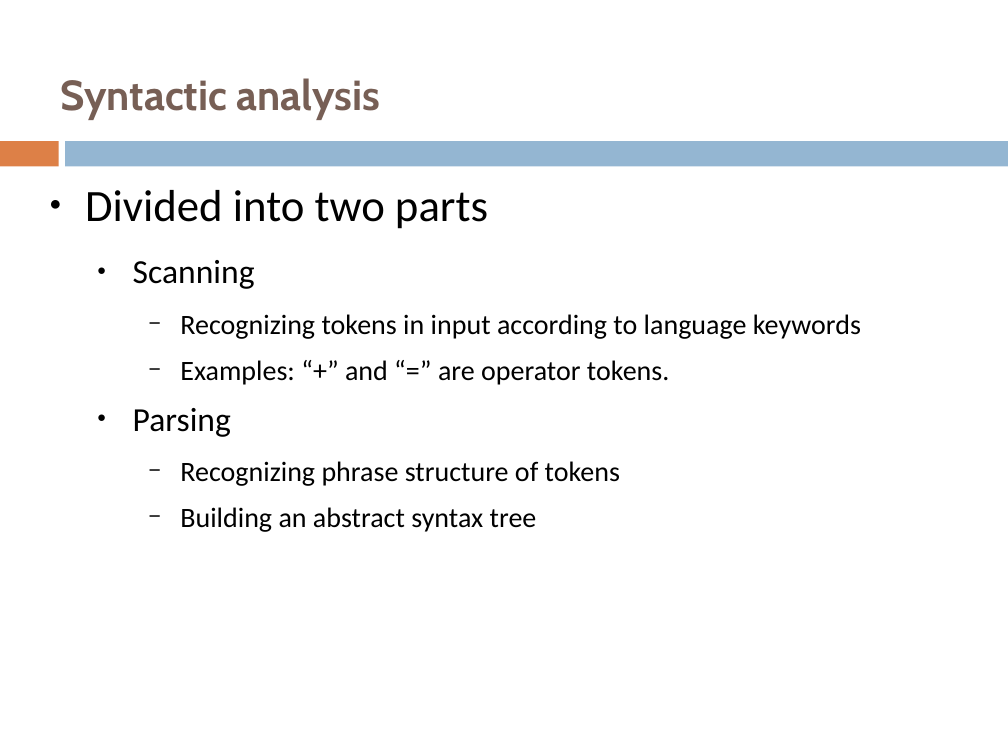
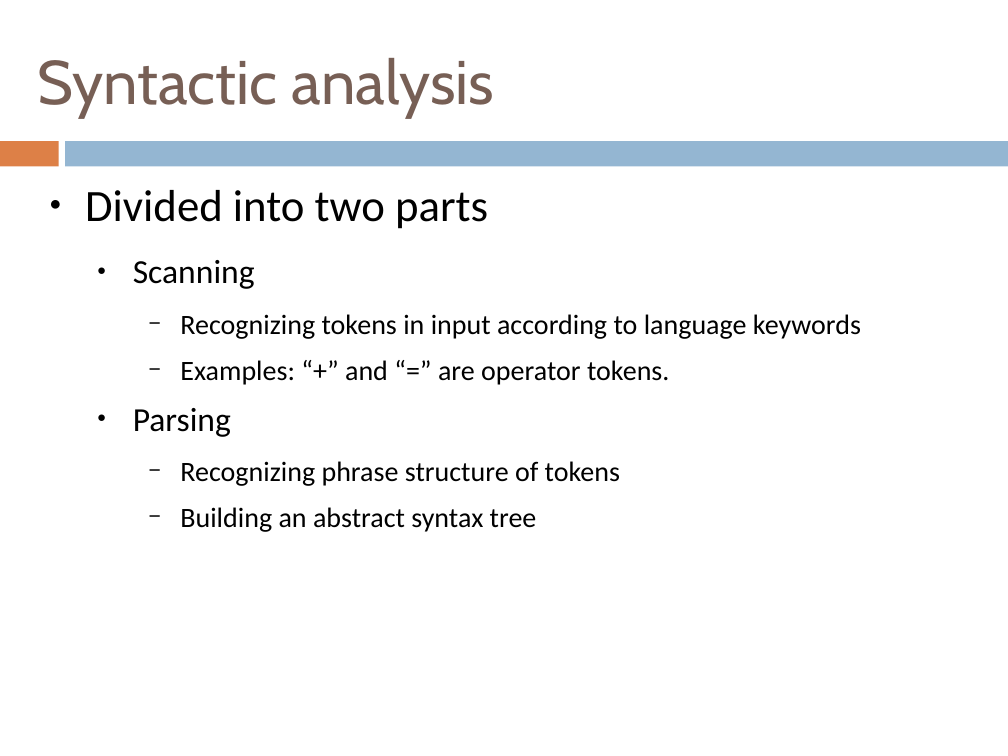
Before and after one commit to henrikklarup/sw402a, a slide deck: slide 14 of Project/præsentation/lasse.pptx (slide 15 before the commit). Drawn at 1008x756 pixels with LibreOffice and Linux fonts; fonts in the diff are those of the drawing. Boxes give left, top, right and bottom in pixels: in the first picture for what was removed or moved away, otherwise in the second. Text is boxed around its words. In the diff, an @@ line names an element or a change of style, - is before the commit and + after.

```diff
--- a/Project/præsentation/lasse.pptx
+++ b/Project/præsentation/lasse.pptx
@@ title "Syntactic analysis": place and size @@
-title "Syntactic analysis" at (60, 78, 381, 120)
+title "Syntactic analysis" at (38, 58, 495, 119)
@@ title "Syntactic analysis" at (38, 58, 495, 119): size 30 to 44 pt, bold off @@
```
Also in this commit, not shown: 31 other slides changed, 2 slides added, 2 slides removed.
